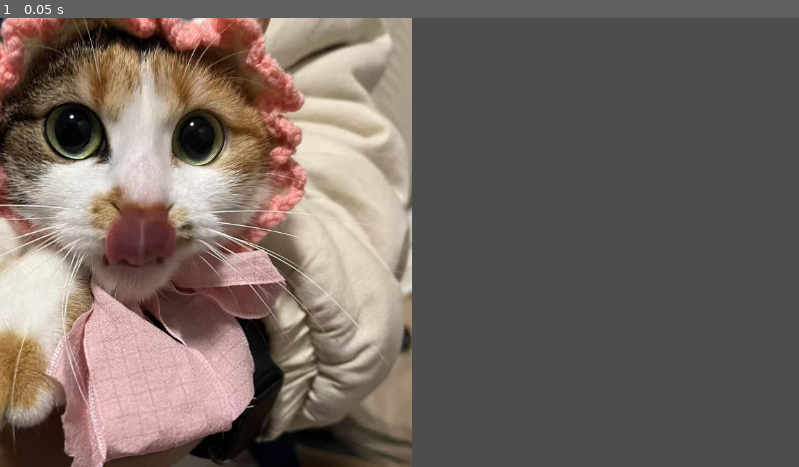
Above: before the commit, frame 1.
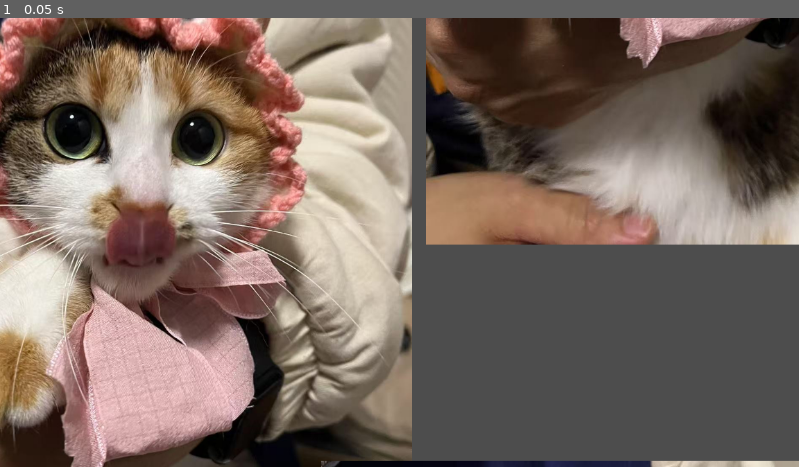
Above: after the commit, the same moment.

Repository: xiaolinguaguagua/git_demo
Game: Godot game, scene res://map/node_2d.tscn
Same seed, same stepped clock (60 frames per second), same inputs: the game is played once before the commit and once after it. The project has no main scene, so this scene is started directly.
Inputs:
- Up to frame 1 (0.05 s): no input

The runs differ from the first frame. In frame 1, 22% of the frame differs, in the area x 40-100%, y 0-100%.

Commit message:
map update

Diff:
--- a/gitdemo/map/node_2d.tscn
+++ b/gitdemo/map/node_2d.tscn
@@ -8,3 +8,23 @@
 position = Vector2(204, 394)
 scale = Vector2(0.610156, 0.62478)
 texture = ExtResource("1_ww0is")
+
+[node name="发财2" type="Sprite2D" parent="."]
+position = Vector2(1005, -206)
+scale = Vector2(0.610156, 0.62478)
+texture = ExtResource("1_ww0is")
+
+[node name="发财3" type="Sprite2D" parent="."]
+position = Vector2(2059, 796)
+scale = Vector2(0.610156, 0.62478)
+texture = ExtResource("1_ww0is")
+
+[node name="发财4" type="Sprite2D" parent="."]
+position = Vector2(854, 1172)
+scale = Vector2(0.610156, 0.62478)
+texture = ExtResource("1_ww0is")
+
+[node name="发财5" type="Sprite2D" parent="."]
+position = Vector2(2135, -275)
+scale = Vector2(0.610156, 0.62478)
+texture = ExtResource("1_ww0is")
